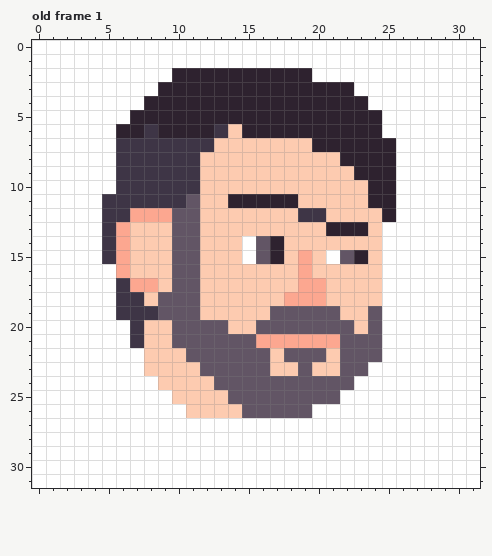
Two versions of one pixel-art file, identity/identity.aseprite. Above is the file before it was changed.
32x32 pixels, 1 frame. Shown: old frame 1. The commit also changed other frames, which this record leaves out.
After:
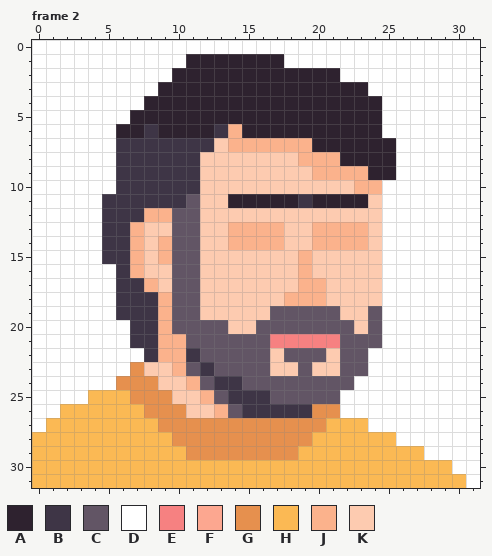
Palette (. is transparent): A #2e222f  B #3e3546  C #625565  D #ffffff  E #f68181  F #fca790  G #e6904e  H #fbb954  J #fbb28c  K #fdcbb0
A new or re-ordered frame is compared with the old frame closest to it.
Change:
frames 1 -> 2
layer "Layer 2" added
layer "Layer 3" added
Frame 2 is new; against old frame 1, layer "Layer 1":
y 1: x 11..17 DDDDDDD -> AAAAAAA
y 2: x 20..21 DD -> AA
y 3: x 23 D -> A
y 4: x 24 D -> A
y 6: x 14 K -> J
y 7: x 14..19 KKKKKK -> JJJJJJ
y 8: x 19..21 KKK -> JJJ
y 9: x 20..23 KKKA -> JJJJ
y 10: x 23..25 KAA -> JJD
y 11: x 19..25 KKKKKAA -> BAAAAKD
y 12: x 7..9 FFF -> BJJ; x 19..20 BB -> KK; x 25 A -> D
y 13: x 6..7 FK -> BJ; x 14..17 KKKK -> JJJJ; x 20..23 KAAA -> JJJJ
y 14: x 6..7 FK -> BJ; x 9 K -> J; x 14..17 KDCA -> JJJJ; x 20..23 KKKK -> JJJJ
y 15: x 6..7 FK -> BJ; x 9 K -> J; x 15..17 DCA -> KKK; x 19 F -> J; x 21..23 DCA -> KKK
y 16: x 6..7 FK -> BJ; x 19 F -> J
y 17: x 7..8 FF -> BJ; x 19..20 FF -> JJ
y 18: x 8..9 KC -> BJ; x 18..20 FFF -> JJJ
y 19: x 9 C -> J
y 20: x 8..9 KK -> BJ
y 21: x 8..10 KKC -> BJJ; x 16..21 FFFFFF -> CEEEEE
y 22: x 8..11 KKKC -> BJJB; x 24 C -> D
y 23: x 7 D -> G; x 10..12 KKC -> JCB
y 24: x 6..8 DDD -> GGG; x 11..14 KKCC -> JCBB
y 25: x 4..9 DDDDDD -> HHHGGG; x 12..16 KKCCC -> JCBBB
y 26: x 2..10 DDDDDDDDD -> HHHHHHGGG; x 13..21 KKCCCCCDD -> JCBBBBBGG
y 27: x 1..23 DDDDDDDDDDDDDDDDDDDDDDD -> HHHHHHHHGGGGGGGGGGGGHHH
y 28: x 0..25 DDDDDDDDDDDDDDDDDDDDDDDDDD -> HHHHHHHHHHGGGGGGGGGGHHHHHH
y 29: x 0..27 DDDDDDDDDDDDDDDDDDDDDDDDDDDD -> HHHHHHHHHHHGGGGGGGGHHHHHHHHH
y 30: x 0..29 DDDDDDDDDDDDDDDDDDDDDDDDDDDDDD -> HHHHHHHHHHHHHHHHHHHHHHHHHHHHHH
y 31: x 0..30 DDDDDDDDDDDDDDDDDDDDDDDDDDDDDDD -> HHHHHHHHHHHHHHHHHHHHHHHHHHHHHHH
Pixel boxes of the changes (left, top, right, bottom) in both pictures:
changed: (32, 54, 466, 488)
